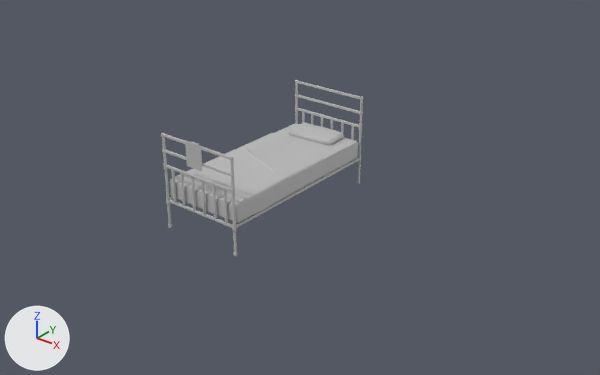
Renders of the FBX model Assets/NewNick/Alpha_Things/FBX/Upgraded_Props/SM_Hospital_Bed_1870.fbx from each side of a commit.
One viewpoint serves both versions: a 50 mm lens placed at (5.73, -6.58, 3.87), pointed at (0.4, 0.08, -0.26). The axes (+X, +Y, +Z) are drawn at lower left. The lights are the same throughout. Where no turn or scale is listed for an object, it has been applied to the vertices.

Objects in the first picture: 'SM_Hospital_Bed_1870'.
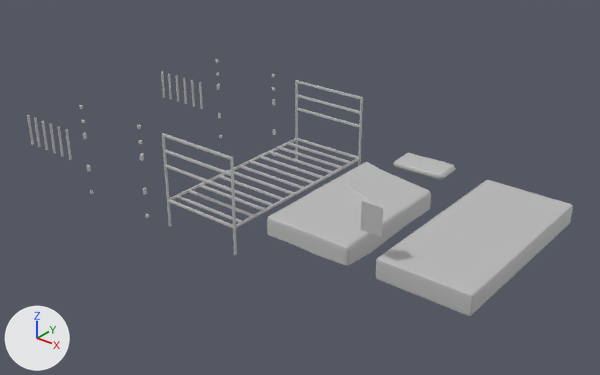
What changed in the scene script:
```text
Change me_mesh:
    used by ob_sm_hospital_bed_1870; location = (0.0, 0.0, 0.0)
    remove me_mesh.from_pydata(...)  # 1782 vertices, 1899 faces; spans x -0.51..0.51, y -1.14..1.14, z -0.57..0.57
    add me_mesh.from_pydata(...)  # 1782 vertices, 1899 faces; spans x -2.97..3.17, y -1.14..1.14, z -0.57..0.57
    me_mesh part 1: the loose piece of 44 vertices spanning x -0.14..0.09, y -1.14..-1.1, z 0.28..0.57 is moved by (2.2, 0.0, 0.0)
    me_mesh part 2: the loose piece of 24 vertices spanning x 0.48..0.51, y -1.13..-1.1, z 0.14..0.21 is moved by (-1.36, 0.0, 0.0)
    me_mesh part 3: the loose piece of 24 vertices spanning x -0.51..-0.48, y -1.13..-1.1, z -0.27..-0.2 is moved by (-1.36, 0.0, 0.0)
    me_mesh part 4: the loose piece of 64 vertices spanning x -0.33..0.33, y 0.72..1.07, z -0.01..0.08 is moved by (1.52, 0.0, 0.0)
    me_mesh part 5: the loose piece of 56 vertices spanning x -0.49..0.49, y -1.07..1.1, z -0.23..0.0 is moved by (2.68, 0.0, 0.0)
    me_mesh part 6: the loose piece of 226 vertices spanning x -0.5..0.5, y -1.1..0.62, z -0.22..0.05 is moved by (1.4, 0.0, 0.0)
    me_mesh part 7: the loose piece of 24 vertices spanning x 0.06..0.08, y 1.11..1.14, z -0.22..0.17 is moved by (-2.58, 0.0, 0.0)
    me_mesh part 8: the loose piece of 24 vertices spanning x -0.25..-0.23, y 1.11..1.14, z -0.22..0.17 is moved by (-2.58, 0.0, 0.0)
    me_mesh part 9: all 144 vertices in x -0.39..0.39, y -1.13..-1.1, z -0.22..0.17 are moved by (-2.58, 0.0, 0.0)
    me_mesh part 10: 96 of the vertices in x -0.39..0.39, y 1.11..1.14, z -0.22..0.17 are moved by (-2.58, 0.0, 0.0)
```

What differs and where, as boxes [x1, y1, x2, y2] in the pictures (600 x 375 px; the box of a moved part takes in the faces that stretch with it):
'SM_Hospital_Bed_1870', reshaped (169% wider, 45% taller): before [161, 80, 363, 256]; after [27, 60, 573, 316]
part 1 of me_mesh, moved or reshaped: before [185, 140, 202, 171]; after [361, 201, 383, 237]
part 2 of me_mesh, moved or reshaped: before [231, 188, 235, 195]; after [140, 154, 144, 161]
part 3 of me_mesh, moved or reshaped: before [166, 197, 170, 204]; after [87, 165, 91, 172]
part 4 of me_mesh, moved or reshaped: before [288, 122, 344, 145]; after [393, 153, 456, 180]
part 5 of me_mesh, moved or reshaped: before [176, 123, 358, 223]; after [376, 180, 573, 316]
part 6 of me_mesh, moved or reshaped: before [169, 133, 325, 221]; after [267, 162, 431, 266]
part 7 of me_mesh, moved or reshaped: before [331, 120, 333, 130]; after [183, 78, 187, 104]
part 8 of me_mesh, moved or reshaped: before [311, 114, 313, 125]; after [168, 73, 172, 100]
part 9 of me_mesh, moved or reshaped: before [171, 170, 228, 223]; after [27, 115, 72, 160]
part 10 of me_mesh, moved or reshaped: before [302, 112, 354, 140]; after [161, 71, 203, 109]
